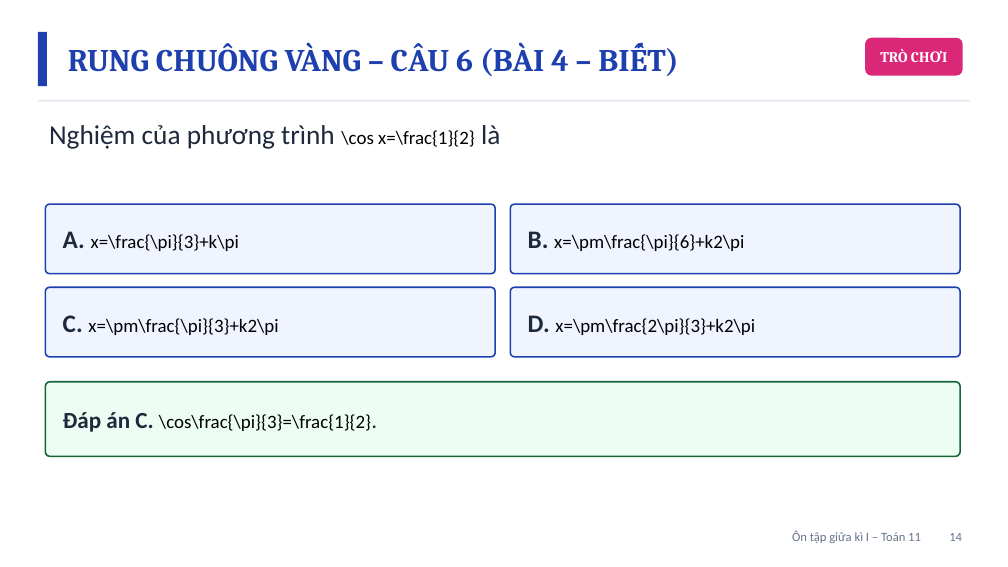
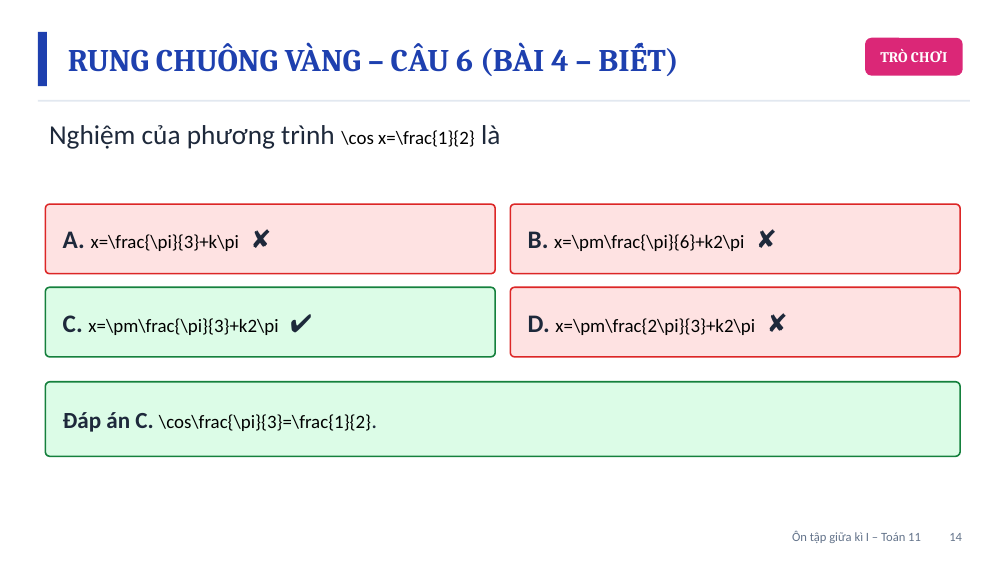
Before and after one commit to Trangtu66/Taode_thi_online, a slide deck: slide 14 of mon/toan/slide/lop11/BaiGiangDienTu_TOAN11_OnTapGiuaKi1_T22-23.pptx. Drawn at 1008x567 pixels with LibreOffice and Linux fonts; fonts in the diff are those of the drawing. Boxes give left, top, right and bottom in pixels: in the first picture for what was removed or moved away, otherwise in the second. Text is boxed around its words. In the diff, an @@ line names an element or a change of style, - is before the commit and + after.

```diff
--- a/mon/toan/slide/lop11/BaiGiangDienTu_TOAN11_OnTapGiuaKi1_T22-23.pptx
+++ b/mon/toan/slide/lop11/BaiGiangDienTu_TOAN11_OnTapGiuaKi1_T22-23.pptx
@@ rounded rectangle: place and size @@
-rounded rectangle at <box>510,287,960,357</box>
+rounded rectangle at <box>510,204,960,274</box>
@@ text at <box>63,231,239,251</box>: text changed @@
-A. x=\frac{\pi}{3}+k\pi
+A. x=\frac{\pi}{3}+k\pi ✘
@@ text at <box>528,231,744,251</box>: text changed @@
-B. x=\pm\frac{\pi}{6}+k2\pi
+B. x=\pm\frac{\pi}{6}+k2\pi ✘
@@ rounded rectangle at <box>45,287,495,357</box>: fill #EFF4FF to #DCFCE7; outline #1E40AF 1.5 pt to #15803D 1.5 pt @@
@@ fill #EFF4FF to #FEE2E2; outline #1E40AF 1.5 pt to #DC2626 1.5 pt in 3 elements at <box>510,204,960,274</box>, <box>45,204,495,274</box>, <box>510,287,960,357</box> @@
@@ rounded rectangle: place and size @@
-rounded rectangle at <box>510,204,960,274</box>
+rounded rectangle at <box>510,287,960,357</box>
@@ text at <box>63,315,278,335</box>: text changed @@
-C. x=\pm\frac{\pi}{3}+k2\pi
+C. x=\pm\frac{\pi}{3}+k2\pi ✔
@@ text at <box>528,315,755,335</box>: text changed @@
-D. x=\pm\frac{2\pi}{3}+k2\pi
+D. x=\pm\frac{2\pi}{3}+k2\pi ✘
@@ rounded rectangle at <box>45,382,960,457</box>: fill #ECFDF3 to #DCFCE7; outline #166534 1.5 pt to #15803D 1.5 pt @@
```
Also in this commit, not shown: 22 other slides changed, 37 other files.
